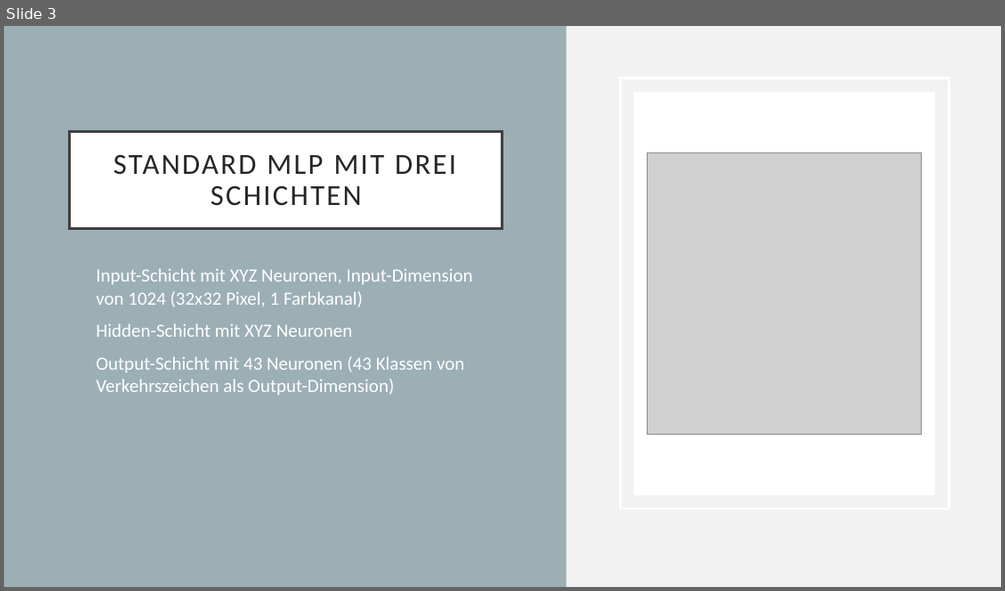
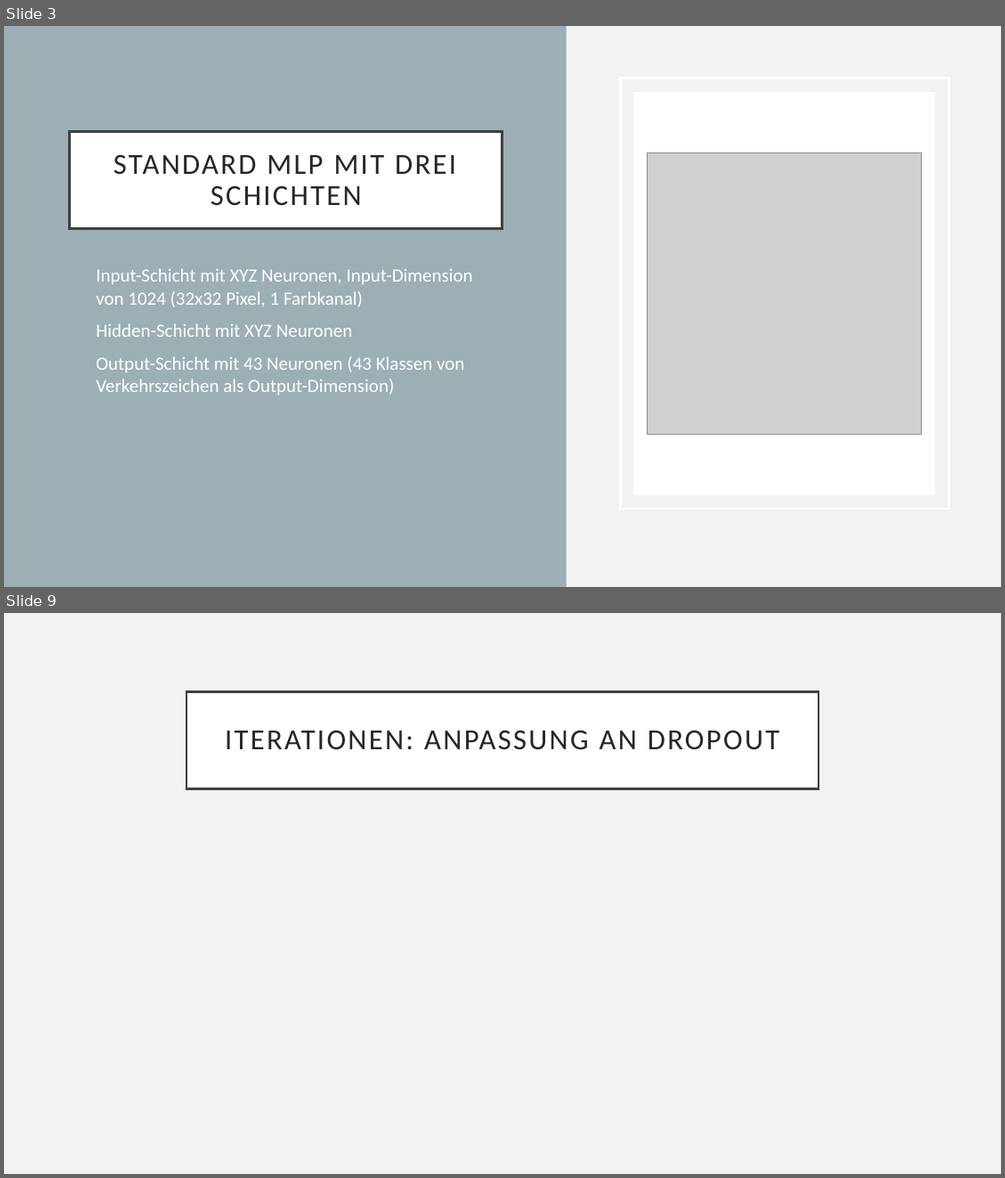
Before and after one commit to nmaaiken/neuro_modularbeit, a slide deck: Folien_Modularbeit.pptx. Shown one above the other, each under a label of ours: slide 3 before the commit, slides 3 and 9 after it; the slides between them are not shown. The pictures are 1005x591 and 1005x1178 pixels, drawn with LibreOffice and Linux fonts; fonts in the diff are those of the drawing; grey boxes stand for pictures. Boxes give left, top, right and bottom in pixels: in the first picture for what was removed or moved away, otherwise in the second. Text is boxed around its words. In the diff, an @@ line names an element or a change of style, - is before the commit and + after.

```diff
--- a/Folien_Modularbeit.pptx
+++ b/Folien_Modularbeit.pptx
@@ slide 9 added at (x1=4, y1=613, x2=1001, y2=1174), background #F2F2F2 @@
@@ title added at (x1=186, y1=691, x2=818, y2=788), fill #FFFFFF, outline #404040 2.5 pt, 28 pt, text #262626 @@
+ITERATIONEN: ANPASSUNG AN DROPOUT
```
Also in this commit, not shown: 5 other slides added, 18 other files.
